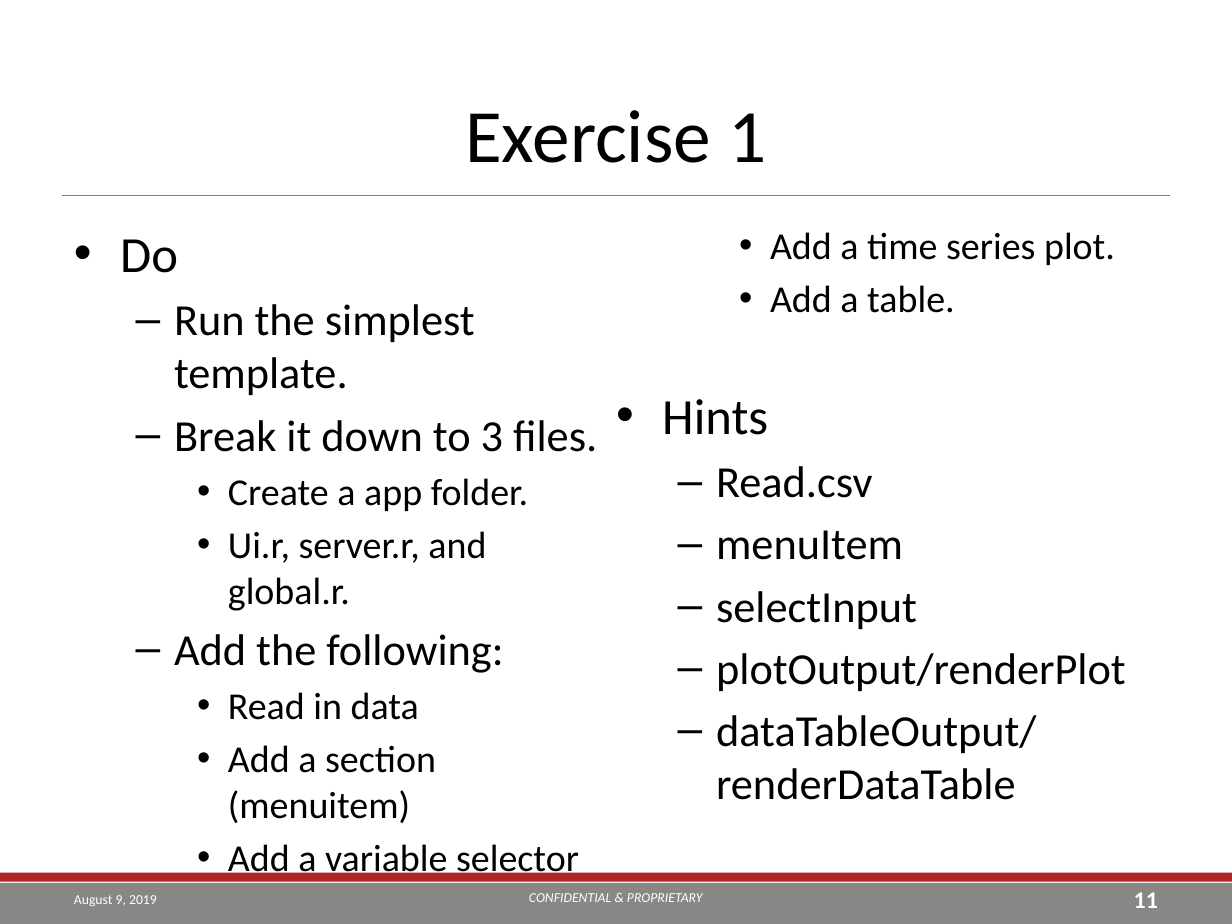
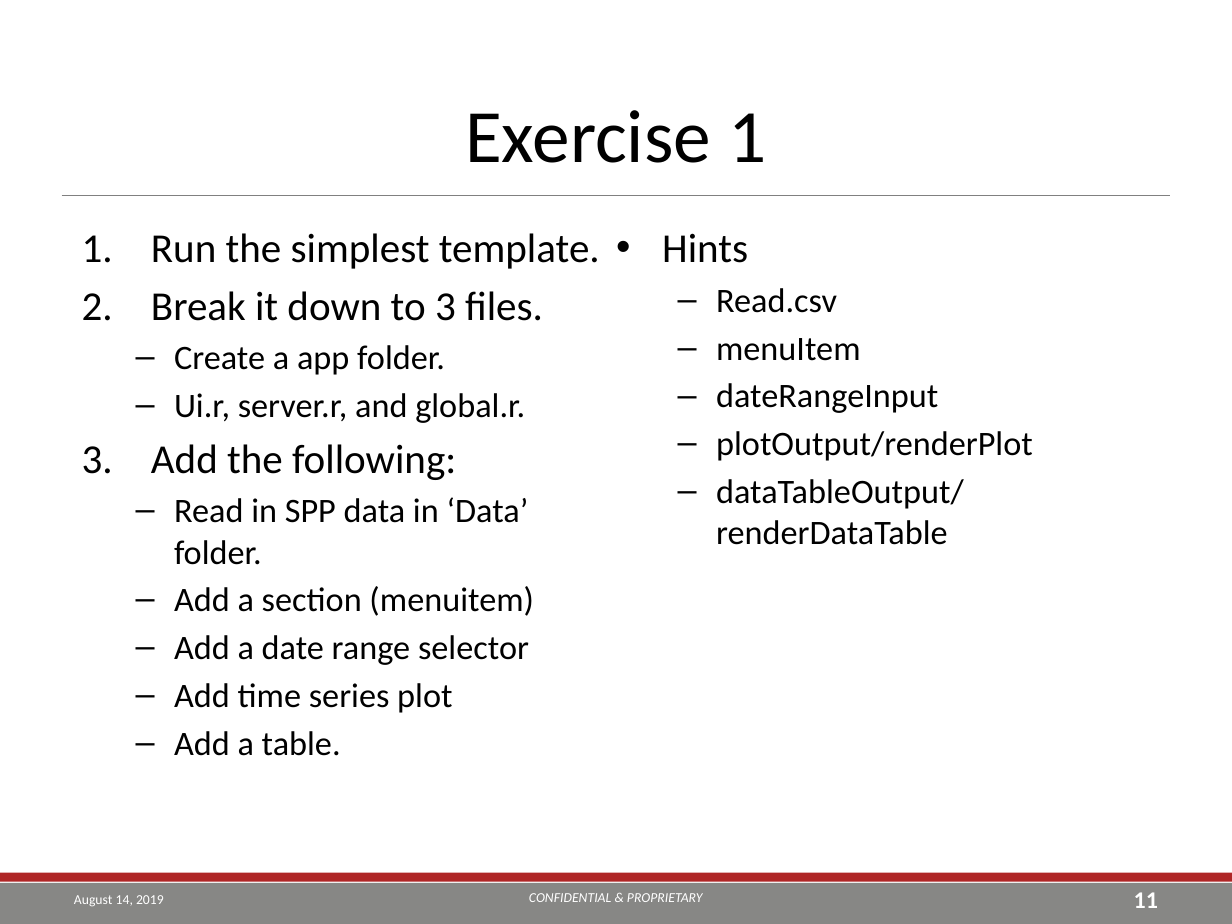
Before and after one commit to TEA-Analytics/ShinyWorkshop, a slide deck: slide 11 of Day 1.pptx. Drawn at 1232x924 pixels with LibreOffice and Linux fonts; fonts in the diff are those of the drawing; background and template pictures are left out. Boxes give left, top, right and bottom in pixels: in the first picture for what was removed or moved away, otherwise in the second. Text is boxed around its words. In the diff, an @@ line names an element or a change of style, - is before the commit and + after.

```diff
--- a/Day 1.pptx
+++ b/Day 1.pptx
@@ text at [120,239,178,273]: paragraph removed @@
-• Do
@@ text at [151,233,1033,756]: size 25.9 to 24 pt in "Run the simplest template.", "Break it down to 3 files.", "Add the following:"; size 22.2 to 20 pt in "Create a app folder.", "Ui.r, server.r, and global.r.", "Add a section (menuitem)", "Add a table."; size 29.6 to 24 pt in "Hints"; size 25.9 to 20 pt in "Read.csv", "menuItem", "plotOutput/renderPlot", "dataTableOutput/renderDataTable"; bullet – to 1.; list level 2 to 1 in "Run the simplest template."; list level 2 to 1 in "Break it down to 3 ..."; bullet • to –; list level 3 to 2 in "Create a app folder."; list level 3 to 2 in "Ui.r, server.r, and global.r."; list level 2 to 1 in "Add the following:"; list level 3 to 2 in "Add a section (menuitem)"; list level 3 to 2 in "Add a table."; less space between paragraphs @@
@@ text at [716,383,938,413]: text changed; size 25.9 to 20 pt @@
-  – selectInput
+  – dateRangeInput
@@ text at [174,497,529,565]: text changed; size 22.2 to 20 pt @@
-    • Read in data
+  – Read in SPP data in ‘Data’ folder.
@@ text at [174,635,529,713]: text changed; size 22.2 to 20 pt @@
-    • Add a variable selector
-    • Add a time series plot.
+  – Add a date range selector
+  – Add time series plot
@@ text at [74,895,164,906]: text changed @@
-August 9, 2019
+August 14, 2019
```
Also in this commit, not shown: 49 other slides changed, 5 slides added, 47 other files.
